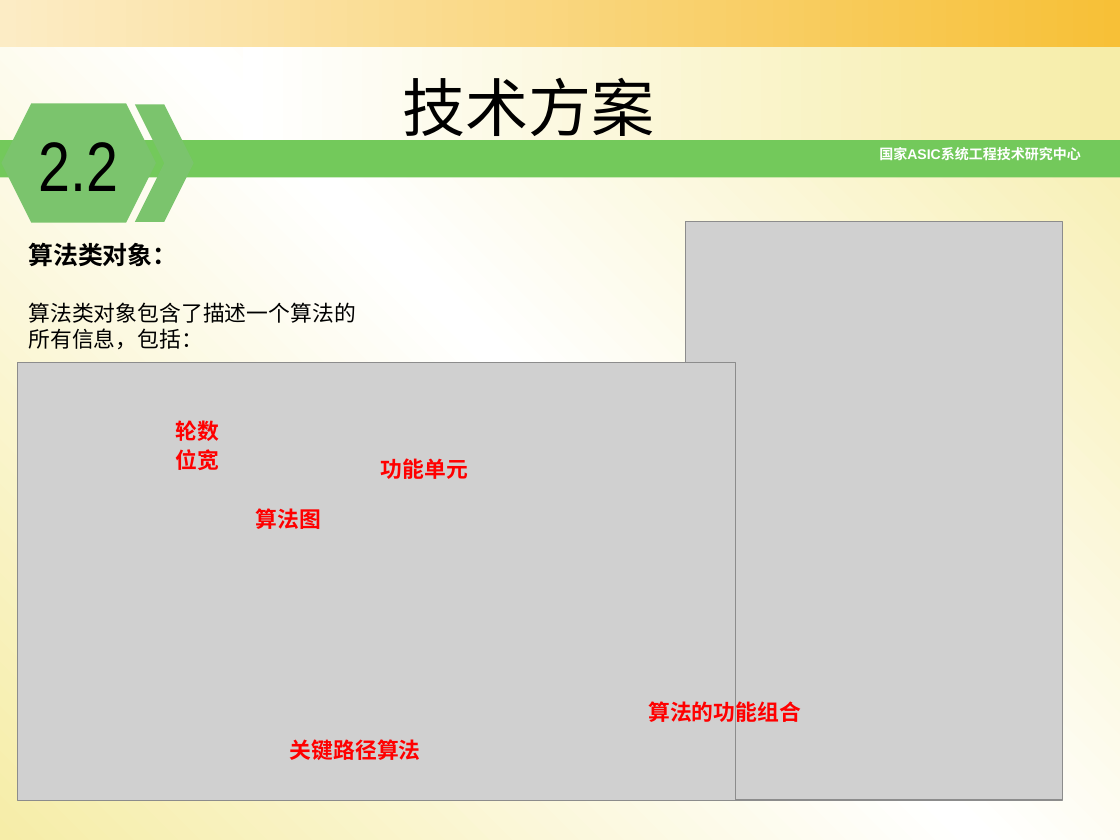
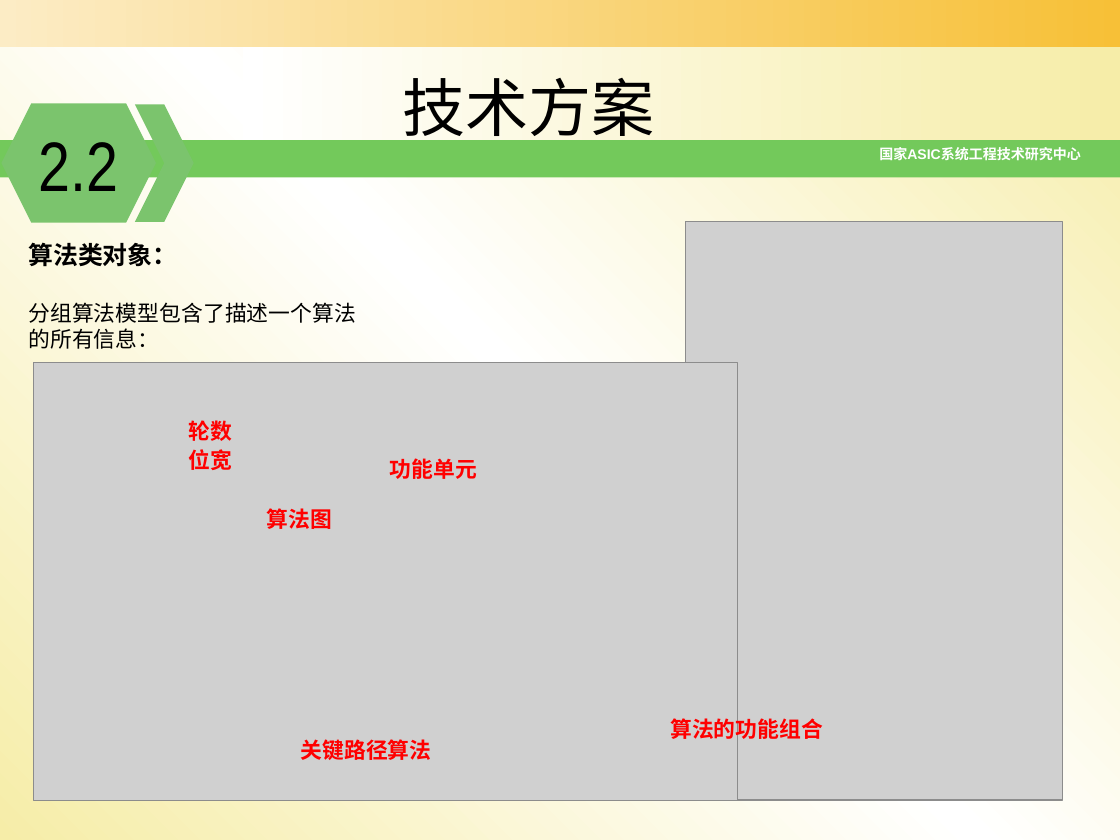
Before and after one commit to zdyzhan/bishe, a slide deck: slide 18 of 开题报告_131199李小泉11_18.pptx. Drawn at 1120x840 pixels with LibreOffice and Linux fonts; fonts in the diff are those of the drawing; grey boxes stand for pictures; background and template pictures are left out. Boxes give left, top, right and bottom in pixels: in the first picture for what was removed or moved away, otherwise in the second. Text is boxed around its words. In the diff, an @@ line names an element or a change of style, - is before the commit and + after.

```diff
--- a/开题报告_131199李小泉11_18.pptx
+++ b/开题报告_131199李小泉11_18.pptx
@@ text at [28, 302, 355, 349]: text changed @@
-算法类对象包含了描述一个算法的所有信息，包括：
+分组算法模型包含了描述一个算法的所有信息：
@@ picture: place and size @@
-picture at [18, 363, 736, 801]
+picture at [34, 363, 737, 801]
@@ 4 texts: place and size @@
-4 texts at [175, 420, 468, 529]
+4 texts at [188, 420, 477, 529]
@@ text "算法的功能组合": place and size @@
-text "算法的功能组合" at [648, 698, 801, 726]
+text "算法的功能组合" at [670, 715, 823, 743]
@@ text "关键路径算法": place and size @@
-text "关键路径算法" at [290, 739, 421, 760]
+text "关键路径算法" at [301, 739, 432, 760]
```
Also in this commit, not shown: 23 other slides changed, 1 other file.
